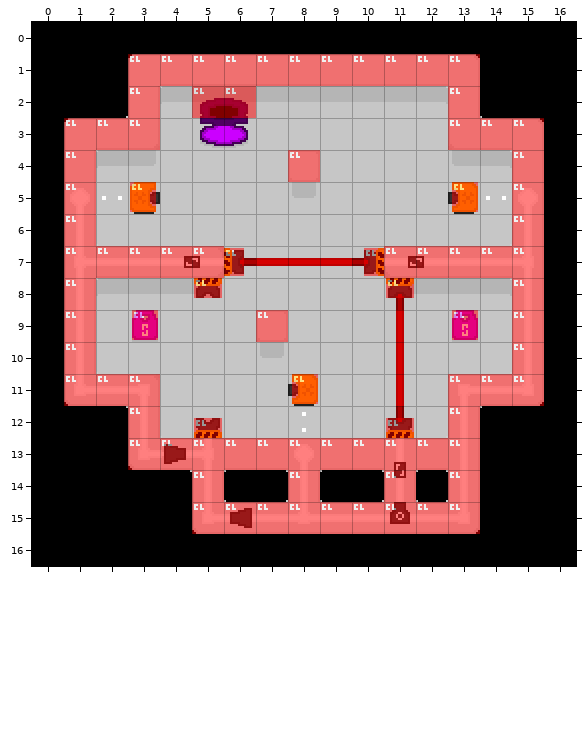
A Tiled map gets an edit: Tiled/maps_alpha/level3.tmx. The first picture shows the starting point.
Cells are 16x16 px. Shown: x 0..16, y 0..16. Tiles whose own drawing changed are shown in their newer look in all pictures.
The same view after the edit:
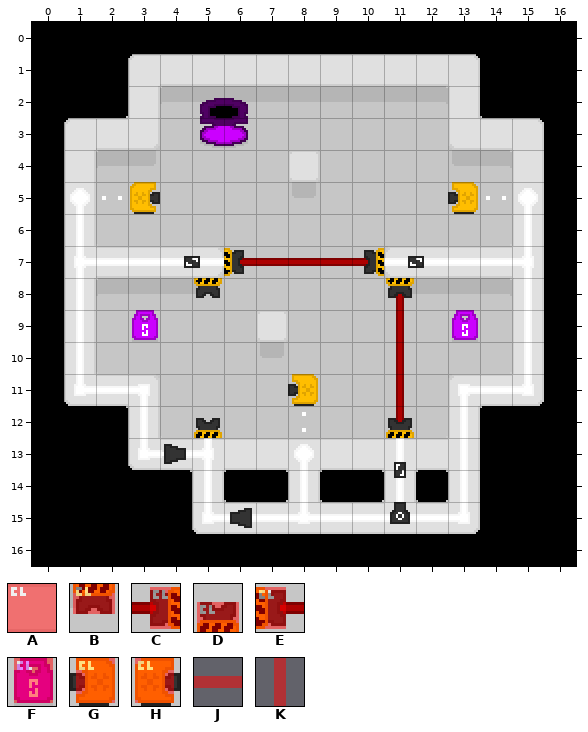
Key: from "porthole-tileset": A 16, B 18, C 19, D 20, E 21, F 53, G 80, H 81, J 112, K 144.
_ is an empty cell, . an unchanged one.
See-through tiles are keyed as they look on the map.
The edit:
--- layer "collision" (now hidden)
@@ x 1..15 @@
- 1 ..AAAAAAAAAAA..
- 2 ..A.AA......A..
- 3 AAA.........AAA
- 4 A......A......A
- 5 A.H.........G.A
- 6 A.............A
- 7 AAAAAEJJJCAAAAA
- 8 A...B.....B...A
- 9 A.F...A...K.F.A
-10 A.........K...A
-11 AAA....G..K.AAA
-12 ..A.D.....D.A..
-13 ..AAAAAAAAAAA..
-14 ....A..A..A.A..
-15 ....AAAAAAAAA..
+ 1 ..___________..
+ 2 .._.__......_..
+ 3 ___.........___
+ 4 _......_......_
+ 5 _._........._._
+ 6 _............._
+ 7 _______________
+ 8 _..._....._..._
+ 9 _._..._..._._._
+10 _........._..._
+11 ___...._.._.___
+12 .._._....._._..
+13 ..___________..
+14 ...._.._.._._..
+15 ...._________..
Changed places in both pictures, as pixel boxes (x1, y1, x2, y2):
removed: (64, 54, 544, 534)
